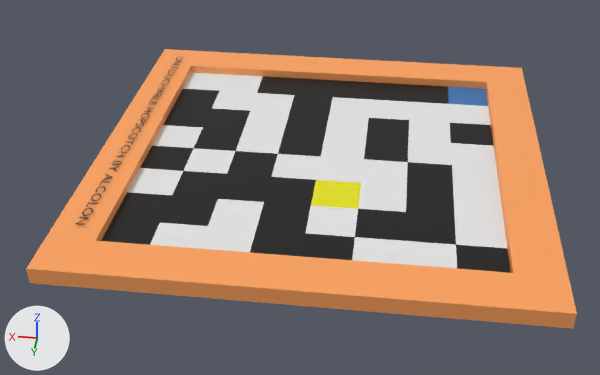
A saved change to the Blender file blend/the real 8x8.blend.
One viewpoint serves both versions: a camera (50 mm lens) standing at (-0.78, 8.2, 5.0) and looking at (0.21, 0.24, -0.3). Arrows for +X, +Y and +Z are at lower left; the lights stay in place.
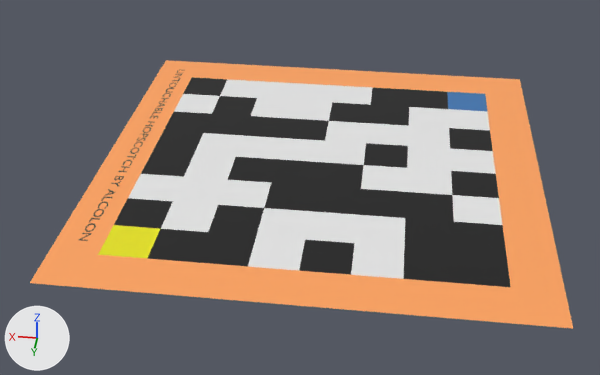
The newer file is also rescaled (x2.0), turned or shifted as a whole; pictures and numbers use the older file's frame.

What differs and where, as boxes (x1, y1, x2, y2) in the pictures (600 x 375 px):
```json
{"object": "Cube", "change": "recoloured, moved, rescaled", "before": [26, 49, 577, 329], "after": [30, 60, 573, 329]}
{"part": 1, "of": "me_cube", "change": "recoloured", "before": [271, 154, 507, 269], "after": [271, 159, 506, 283]}
{"part": 2, "of": "me_cube", "change": "recoloured", "before": [152, 72, 289, 148], "after": [153, 77, 289, 154]}
{"part": 3, "of": "me_cube", "change": "recoloured", "before": [150, 199, 264, 252], "after": [147, 205, 264, 266]}
{"part": 4, "of": "me_cube", "change": "recoloured", "before": [329, 97, 410, 120], "after": [329, 102, 409, 126]}
{"part": 5, "of": "me_cube", "change": "recoloured", "before": [160, 76, 453, 256], "after": [161, 81, 452, 271]}
{"part": 6, "of": "me_cube", "change": "recoloured", "before": [101, 219, 160, 245], "after": [98, 225, 160, 258]}
{"part": 7, "of": "me_cube", "change": "recoloured", "before": [311, 180, 361, 209], "after": [311, 186, 361, 215]}
```

The change, as JSON lines over the scene's bpy script:
```json
{"block": "me_cube", "where": "me_cube.from_pydata(...)  # 274 vertices, 272 faces; spans x -1.0..1.0, y -1.0..1.0, z -1.0..1.0"}
{"block": "me_cube", "where": "# used by ob_cube; location = (0.0, 0.0, 0.0); scale = (2.5, 2.5, 0.0875)"}
{"block": "me_cube", "change": "me_cube part 1: 6 of the faces centred in x -0.7..0.1, y 0.1..0.7, z -0.11 switch from mat_white (white #e7e7e7) to mat_black (black #0e0e0e)"}
{"block": "me_cube", "change": "me_cube part 2: 4 of the faces centred in x 0.3..0.7, y -0.7..-0.1, z -0.11 switch from mat_white (white #e7e7e7) to mat_black (black #0e0e0e)"}
{"block": "me_cube", "change": "me_cube part 3: 3 of the faces centred in x 0.3..0.5, y 0.5..0.7, z -0.11 switch from mat_white (white #e7e7e7) to mat_black (black #0e0e0e)"}
{"block": "me_cube", "change": "me_cube part 4: 2 of the faces centred in x -0.3..-0.1, y -0.5, z -0.11 switch from mat_white (white #e7e7e7) to mat_black (black #0e0e0e)"}
{"block": "me_cube", "change": "me_cube part 5: 15 of the faces centred in x -0.5..0.7, y -0.7..0.7, z -0.11 switch from mat_black (black #0e0e0e) to mat_white (white #e7e7e7)"}
{"block": "me_cube", "change": "me_cube part 6: the 1 face centred in x 0.7, y 0.7, z -0.11 switches from mat_black (black #0e0e0e) to mat_goal (yellow #e7e400)"}
{"block": "me_cube", "change": "me_cube part 7: all 1 face that had it switch from mat_goal (yellow #e7e400) to mat_black (black #0e0e0e)"}
{"op": "set", "path": "ob_cube.location", "old": "(0.0, 0.0, 0.0)", "new": "(0.0, 0.0, -0.087)"}
{"op": "set", "path": "ob_cube.scale", "old": "(2.5, 2.5, 0.0875)", "new": "(2.5, 2.5, 0.0005)"}
```
